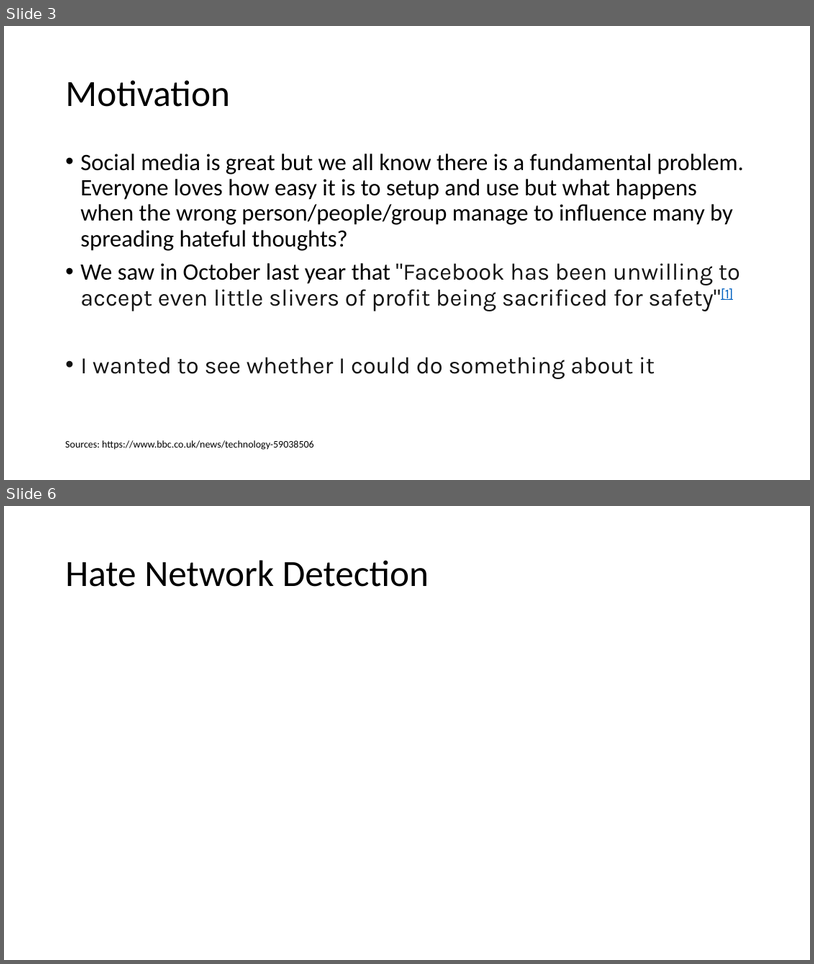
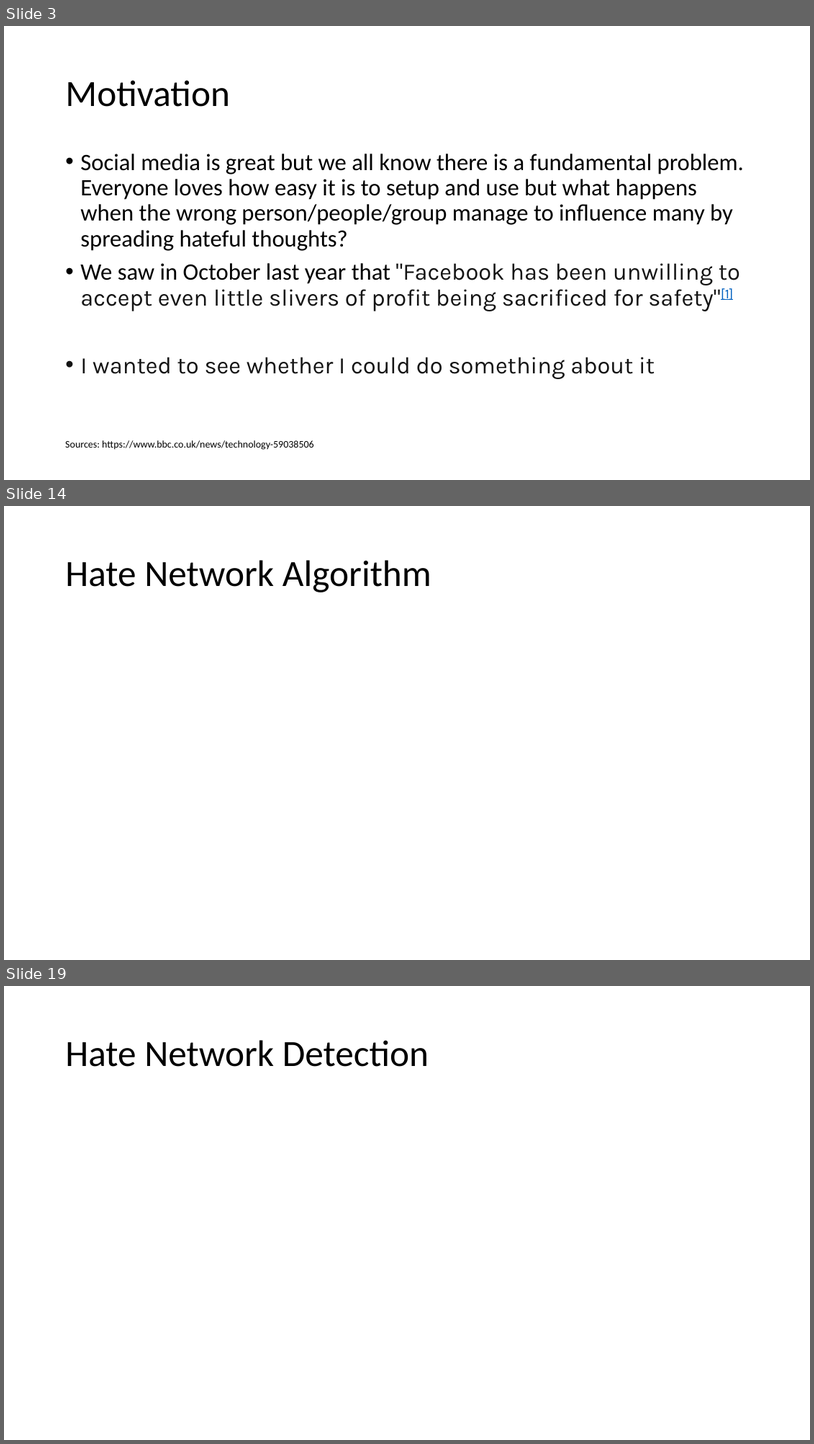
Before and after one commit to JeetendraJoshi/final_year_project, a slide deck: FYP Presentation.pptx. Shown one above the other, each under a label of ours: slides 3 and 6 before the commit, slides 3, 14 and 19 after it; the slides between them are not shown. The pictures are 814x964 and 814x1444 pixels, drawn with LibreOffice and Linux fonts; fonts in the diff are those of the drawing. Boxes give left, top, right and bottom in pixels: in the first picture for what was removed or moved away, otherwise in the second. Text is boxed around its words. In the diff, an @@ line names an element or a change of style, - is before the commit and + after.

```diff
--- a/FYP Presentation.pptx
+++ b/FYP Presentation.pptx
@@ slide 14 added at (4, 506, 810, 960), background #FFFFFF @@
@@ title added at (65, 560, 432, 592), 44 pt, text #000000 @@
+Hate Network Algorithm
@@ what was slide 6 is now slide 19 @@
```
Also in this commit, not shown: 3 slides changed, 12 other slides added, 3 slides removed, 1 other file.
